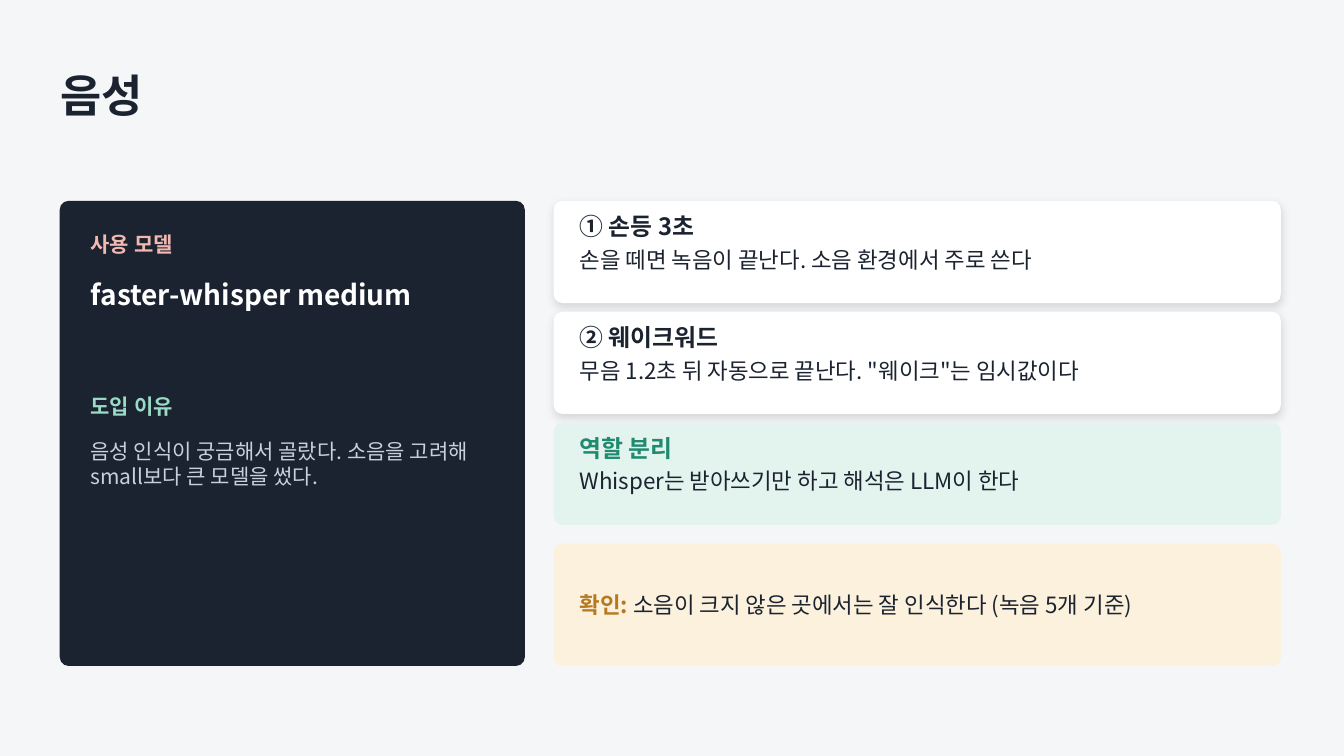
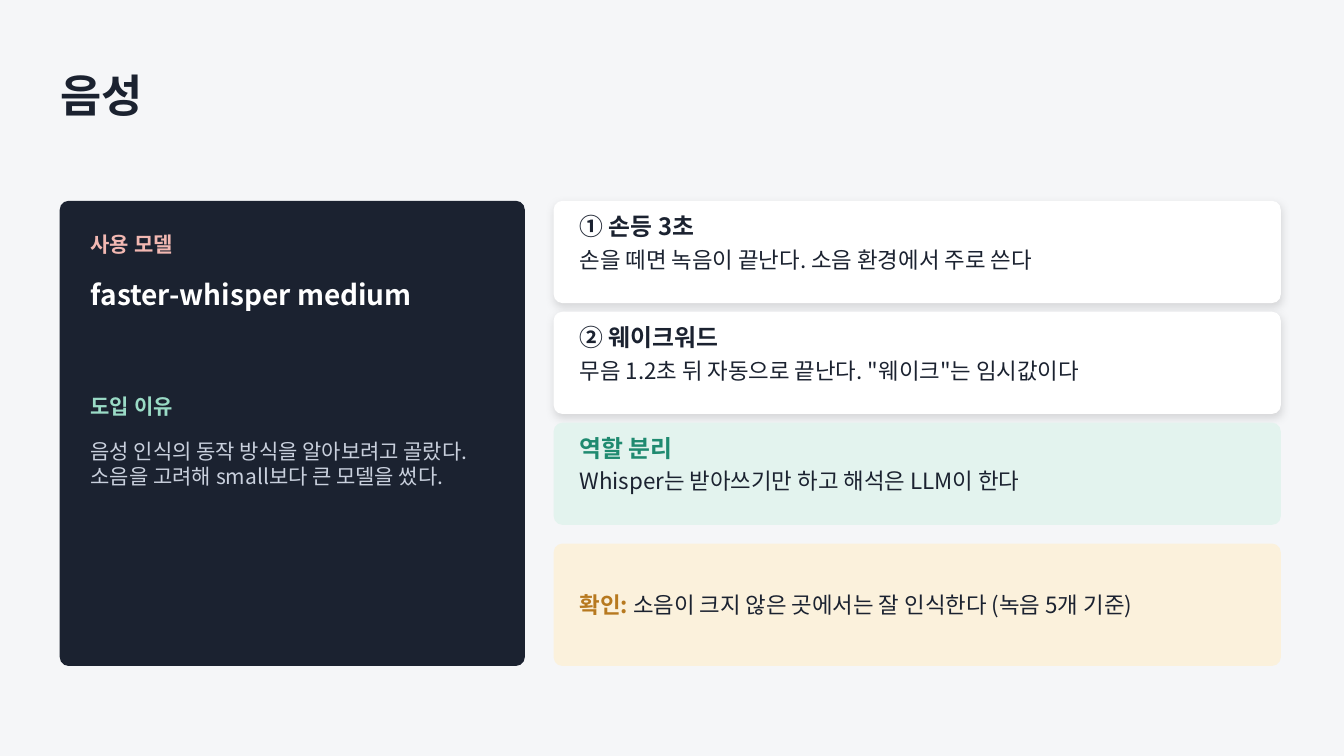
Before and after one commit to JungUH-0/JungPra, a slide deck: slide 8 of pythonpra/myproject/ppt/assistant_process.pptx. Drawn at 1344x756 pixels with LibreOffice and Linux fonts; fonts in the diff are those of the drawing. Boxes give left, top, right and bottom in pixels: in the first picture for what was removed or moved away, otherwise in the second. Text is boxed around its words. In the diff, an @@ line names an element or a change of style, - is before the commit and + after.

```diff
--- a/pythonpra/myproject/ppt/assistant_process.pptx
+++ b/pythonpra/myproject/ppt/assistant_process.pptx
@@ text at box(91, 441, 468, 486): text changed @@
-음성 인식이 궁금해서 골랐다. 소음을 고려해 small보다 큰 모델을 썼다.
+음성 인식의 동작 방식을 알아보려고 골랐다. 소음을 고려해 small보다 큰 모델을 썼다.
```
Also in this commit, not shown: 5 other slides changed, 1 other file.
